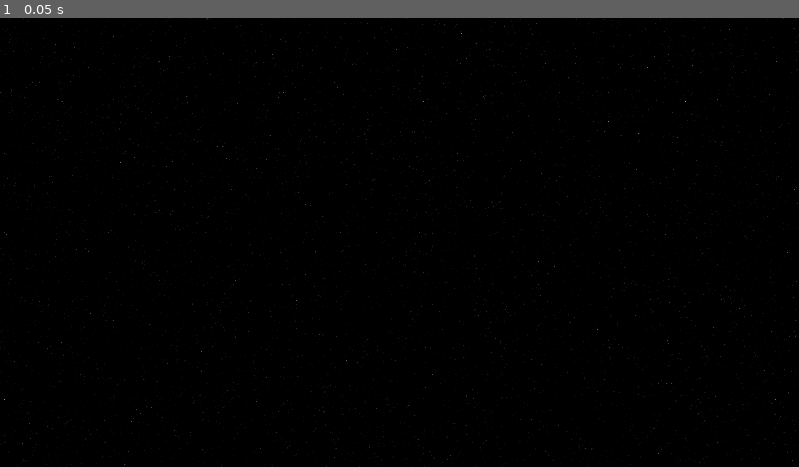
Above: before the commit, frame 1.
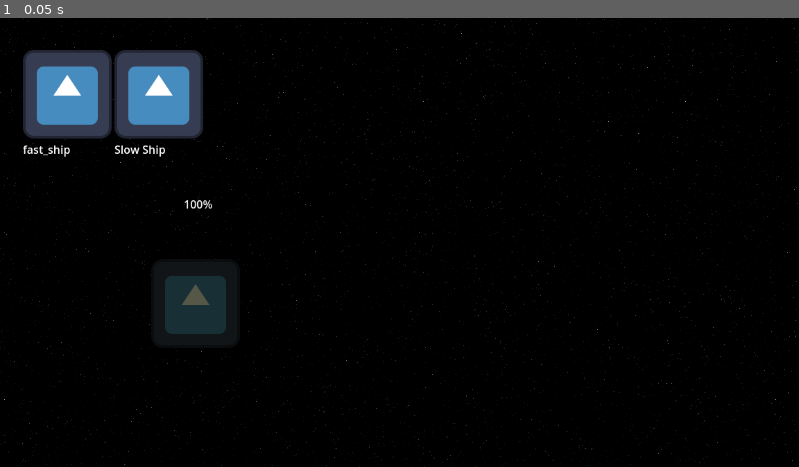
Above: after the commit, the same moment.

Repository: pcvonz/multiplayer_demo
Game: Godot game, scene res://World/world.tscn
Two runs of this game, one before a commit and one after it. Both use one fixed random seed, a clock stepped at 60 frames per second and the inputs below. This scene is started directly instead of the project's main scene. The engine's default icon, where the game draws it, is replaced by a stand-in: a white triangle on a blue panel in a dark square.
Inputs:
- Up to frame 1 (0.05 s): no input

The runs differ from the first frame. In frame 1, 5.5% of the frame differs, in the area x 2-30%, y 7-74%.
Error before the commit: Out of bounds get index '1' (on base: 'Dictionary') (res://World/World.gd:25)
Error after the commit: Out of bounds get index '1' (on base: 'Dictionary') (res://World/World.gd:31)

Commit message:
Add factory

Diff:
--- a/World/World.gd
+++ b/World/World.gd
@@ -1,5 +1,6 @@
 extends Node2D
 var spawner: MultiplayerSpawner
+@onready var weapon_spawner: MultiplayerSpawner = get_node("WeaponSpawner")
 
 func _ready():
 	spawner = $MultiplayerSpawner
@@ -14,11 +15,16 @@
 	if not OS.has_feature("dedicated_server"):
 		spawner.spawn(1)
 
+func spawn(node: Node):
+		var spawn_node = spawner.get_node(spawner.spawn_path)
+		spawn_node.call_deferred("add_child", node)
+
 func _on_add_to_spawner(node: Node):
 		# Setup takes spawner and self as input
 		if "setup" in node:
 			node.setup(self, $WeaponSpawner)
-		$WeaponSpawner.call_deferred("add_child", node)
+		var weapon_spawn_node = weapon_spawner.get_node(weapon_spawner.spawn_path)
+		weapon_spawn_node.call_deferred("add_child", node, true)
 
 func spawn_ship(id: int):
 	var new_ship = preload("res://ship/ship.tscn").instantiate()
@@ -26,4 +32,5 @@
 	new_ship.on_add_to_spawner.connect(_on_add_to_spawner)
 	new_ship.ship_name = player_name
 	new_ship.player_id = id
+	new_ship.name = "%s" % id
 	return new_ship
--- a/World/world.tscn
+++ b/World/world.tscn
@@ -1,6 +1,7 @@
 [gd_scene load_steps=6 format=3 uid="uid://bn1eauccy14wn"]
 
 [ext_resource type="Script" path="res://World/World.gd" id="1_e77p4"]
+[ext_resource type="PackedScene" uid="uid://cyg4pxfyvhj2u" path="res://factory/factory.tscn" id="2_gkmvu"]
 
 [sub_resource type="Gradient" id="Gradient_rgvd5"]
 offsets = PackedFloat32Array(0.763393, 1)
@@ -15,9 +16,6 @@
 color_ramp = SubResource("Gradient_rgvd5")
 noise = SubResource("FastNoiseLite_5ka65")
 
-[sub_resource type="RectangleShape2D" id="RectangleShape2D_3ghxy"]
-size = Vector2(1161, 20)
-
 [node name="World" type="Node2D"]
 script = ExtResource("1_e77p4")
 
@@ -27,41 +25,17 @@
 [node name="MultiplayerSpawner" type="MultiplayerSpawner" parent="."]
 _spawnable_scenes = PackedStringArray("res://ship/ship.tscn")
 spawn_path = NodePath("../PlayerSpawner")
-spawn_limit = 4
+spawn_limit = 10
 
 [node name="PlayerSpawner" type="Node2D" parent="."]
 
+[node name="factory" parent="." instance=ExtResource("2_gkmvu")]
+position = Vector2(282, 412)
+build_queue = Array[Resource("res://ui/spawn_option_card/spawn_option_resource.gd")]([])
+percent_left = 0.0
+build_time = 0.0
+
 [node name="WeaponSpawner" type="MultiplayerSpawner" parent="."]
-_spawnable_scenes = PackedStringArray("res://Station/station.tscn", "res://ship/Missile/missile.tscn")
+_spawnable_scenes = PackedStringArray("res://ship/Missile/missile.tscn")
 spawn_path = NodePath("../PlayerSpawner")
-spawn_limit = 1000
-
-[node name="StaticBody2D" type="StaticBody2D" parent="."]
-position = Vector2(-680, -270)
-
-[node name="CollisionShape2D" type="CollisionShape2D" parent="StaticBody2D"]
-position = Vector2(570.5, 0)
-shape = SubResource("RectangleShape2D_3ghxy")
-
-[node name="StaticBody2D4" type="StaticBody2D" parent="."]
-position = Vector2(-670, 370)
-
-[node name="CollisionShape2D" type="CollisionShape2D" parent="StaticBody2D4"]
-position = Vector2(570.5, 0)
-shape = SubResource("RectangleShape2D_3ghxy")
-
-[node name="StaticBody2D2" type="StaticBody2D" parent="."]
-position = Vector2(-680, -270)
-rotation = 1.58018
-
-[node name="CollisionShape2D" type="CollisionShape2D" parent="StaticBody2D2"]
-position = Vector2(570.5, 0)
-shape = SubResource("RectangleShape2D_3ghxy")
-
-[node name="StaticBody2D3" type="StaticBody2D" parent="."]
-position = Vector2(471, -272)
-rotation = 1.58018
-
-[node name="CollisionShape2D" type="CollisionShape2D" parent="StaticBody2D3"]
-position = Vector2(570.5, 0)
-shape = SubResource("RectangleShape2D_3ghxy")
+spawn_limit = 2000
--- /dev/null
+++ b/factory/factory.gd
@@ -0,0 +1,59 @@
+extends Node2D
+
+@onready var timer: Timer = get_node("Timer")
+@onready var progress: ProgressBar = get_node("ProgressBar")
+@onready var spawner: MultiplayerSpawner = get_node("MultiplayerSpawner")
+
+@export var build_queue: Array[FactoryItem] = []
+var currently_building: FactoryItem
+@export var percent_left: float
+@export var build_time: float = 0
+@export var maximum_items = 30
+
+signal build_complete
+
+# Called when the node enters the scene tree for the first time.
+func _ready():
+	if multiplayer.is_server():
+		timer.timeout.connect(_on_timeout)
+
+func _on_timeout():
+	build_complete.emit()
+	spawn_scene()
+	build_queue.pop_front()
+	timer.stop()
+	if not is_spawner_full() and len(build_queue) > 0:
+		start_building()
+
+func is_spawner_full():
+	return get_node("spawn_pos").get_child_count() >= maximum_items
+
+func get_new_spawn_pos():
+	var num_children = len(get_node("spawn_pos").get_children())
+	var x = ( num_children * 100 ) - ((num_children / 5) * 500)
+	var y = ( num_children / 5 ) * 100
+	return Vector2(x, y)
+
+func spawn_scene():
+	var scene = currently_building.scene.instantiate()
+	scene.position = get_new_spawn_pos()
+	var spawn_node = spawner.get_node(spawner.spawn_path)
+	spawn_node.call_deferred("add_child", scene, true)
+
+# Called every frame. 'delta' is the elapsed time since the previous frame.
+func _process(_delta):
+	if currently_building and multiplayer.is_server:
+		build_time = currently_building.build_time
+		percent_left =  (timer.time_left / build_time) * 100
+
+	progress.value = 100 - percent_left
+
+func start_building():
+	currently_building = build_queue.pop_front()
+	timer.start(currently_building.build_time)
+	spawner.add_spawnable_scene(currently_building.scene.resource_path)
+
+func _on_purchase(item: FactoryItem):
+	build_queue.push_back(item)
+	if timer.is_stopped():
+		start_building()
--- /dev/null
+++ b/factory/factory.tscn
@@ -0,0 +1,61 @@
+[gd_scene load_steps=7 format=3 uid="uid://cyg4pxfyvhj2u"]
+
+[ext_resource type="Texture2D" uid="uid://t5lcyvo0c2yw" path="res://icon.svg" id="1_er5sm"]
+[ext_resource type="Script" path="res://factory/factory.gd" id="1_wkpvo"]
+[ext_resource type="PackedScene" uid="uid://8sohtqk4ivgf" path="res://ui/spawn_option_card/spawn_option_card.tscn" id="3_yf4nd"]
+[ext_resource type="Resource" uid="uid://bhpxr2na1gqwy" path="res://ui/factory_items/fast_ship.tres" id="4_cpiiv"]
+[ext_resource type="Resource" uid="uid://dy027rd5vlhry" path="res://ui/factory_items/slow_ship.tres" id="5_odur4"]
+
+[sub_resource type="SceneReplicationConfig" id="SceneReplicationConfig_hom0k"]
+properties/0/path = NodePath(".:percent_left")
+properties/0/spawn = true
+properties/0/replication_mode = 1
+properties/1/path = NodePath(".:build_time")
+properties/1/spawn = true
+properties/1/replication_mode = 1
+
+[node name="factory" type="Node2D"]
+position = Vector2(604, 479)
+script = ExtResource("1_wkpvo")
+
+[node name="Sprite2D" type="Sprite2D" parent="."]
+modulate = Color(0.737255, 0.517647, 0.278431, 1)
+self_modulate = Color(0.458824, 0.662745, 1, 1)
+texture = ExtResource("1_er5sm")
+
+[node name="Timer" type="Timer" parent="."]
+wait_time = 10.0
+
+[node name="ProgressBar" type="ProgressBar" parent="."]
+offset_left = 2.0
+offset_top = -157.0
+offset_right = 6.0
+offset_bottom = -130.0
+
+[node name="MultiplayerSpawner" type="MultiplayerSpawner" parent="."]
+_spawnable_scenes = PackedStringArray("res://ship/ship.tscn")
+spawn_path = NodePath("../spawn_pos")
+spawn_limit = 1000
+
+[node name="spawn_pos" type="Node2D" parent="."]
+
+[node name="GridContainer" type="GridContainer" parent="."]
+offset_left = -249.0
+offset_top = -366.0
+offset_right = -209.0
+offset_bottom = -326.0
+columns = 5
+
+[node name="spawn_option_card" parent="GridContainer" instance=ExtResource("3_yf4nd")]
+layout_mode = 2
+item = ExtResource("4_cpiiv")
+
+[node name="spawn_option_card2" parent="GridContainer" instance=ExtResource("3_yf4nd")]
+layout_mode = 2
+item = ExtResource("5_odur4")
+
+[node name="MultiplayerSynchronizer" type="MultiplayerSynchronizer" parent="."]
+replication_config = SubResource("SceneReplicationConfig_hom0k")
+
+[connection signal="purchase" from="GridContainer/spawn_option_card" to="GridContainer/spawn_option_card" method="_on_purchase"]
+[connection signal="purchase" from="GridContainer/spawn_option_card2" to="." method="_on_purchase"]
--- a/ship/PlayerInput.gd
+++ b/ship/PlayerInput.gd
@@ -61,6 +61,7 @@
 		activate_primary_weapon.rpc()
 
 	if event.is_action_released("click"):
+		return
 		var mouse_event: InputEventMouse = event
 		var mouse_position = mouse_event.position
 		placement_position = mouse_position - (get_viewport().get_visible_rect().size / 2)
--- a/ship/ship.gd
+++ b/ship/ship.gd
@@ -29,6 +29,7 @@
 	if not multiplayer.is_server():
 		set_physics_process_internal(false)
 		set_physics_process(false)
+	set_process(multiplayer.is_server())
 	if player_id == multiplayer.get_unique_id():
 		$Camera2D.enabled = true
 	else:
--- a/ship/ship.tscn
+++ b/ship/ship.tscn
@@ -44,6 +44,21 @@
 properties/4/spawn = true
 properties/4/replication_mode = 1
 
+[sub_resource type="Animation" id="Animation_8qjcx"]
+length = 0.001
+tracks/0/type = "value"
+tracks/0/imported = false
+tracks/0/enabled = true
+tracks/0/path = NodePath("Sprite2D:modulate")
+tracks/0/interp = 1
+tracks/0/loop_wrap = true
+tracks/0/keys = {
+"times": PackedFloat32Array(0),
+"transitions": PackedFloat32Array(1),
+"update": 0,
+"values": [Color(1, 1, 1, 1)]
+}
+
 [sub_resource type="Animation" id="Animation_3246v"]
 resource_name = "damage"
 length = 0.3
@@ -58,21 +73,6 @@
 "transitions": PackedFloat32Array(1, 1, 1),
 "update": 0,
 "values": [Color(1, 1, 1, 1), Color(1, 0.0352941, 0.137255, 1), Color(1, 1, 1, 1)]
-}
-
-[sub_resource type="Animation" id="Animation_8qjcx"]
-length = 0.001
-tracks/0/type = "value"
-tracks/0/imported = false
-tracks/0/enabled = true
-tracks/0/path = NodePath("Sprite2D:modulate")
-tracks/0/interp = 1
-tracks/0/loop_wrap = true
-tracks/0/keys = {
-"times": PackedFloat32Array(0),
-"transitions": PackedFloat32Array(1),
-"update": 0,
-"values": [Color(1, 1, 1, 1)]
 }
 
 [sub_resource type="AnimationLibrary" id="AnimationLibrary_cdtyu"]
--- /dev/null
+++ b/ui/factory_items/fast_ship.tres
@@ -0,0 +1,11 @@
+[gd_resource type="Resource" script_class="FactoryItem" load_steps=3 format=3 uid="uid://bhpxr2na1gqwy"]
+
+[ext_resource type="PackedScene" uid="uid://1r5lguti5vfn" path="res://ship/ship.tscn" id="1_akqkh"]
+[ext_resource type="Script" path="res://ui/spawn_option_card/spawn_option_resource.gd" id="2_e68wm"]
+
+[resource]
+script = ExtResource("2_e68wm")
+cost = 20.0
+build_time = 120.0
+item_name = "fast_ship"
+scene = ExtResource("1_akqkh")
--- /dev/null
+++ b/ui/factory_items/slow_ship.tres
@@ -0,0 +1,11 @@
+[gd_resource type="Resource" script_class="FactoryItem" load_steps=3 format=3 uid="uid://dy027rd5vlhry"]
+
+[ext_resource type="PackedScene" uid="uid://1r5lguti5vfn" path="res://ship/ship.tscn" id="1_civuu"]
+[ext_resource type="Script" path="res://ui/spawn_option_card/spawn_option_resource.gd" id="2_8ag54"]
+
+[resource]
+script = ExtResource("2_8ag54")
+cost = 10.0
+build_time = 1.0
+item_name = "Slow Ship"
+scene = ExtResource("1_civuu")
--- /dev/null
+++ b/ui/spawn_option_card/spawn_option_card.gd
@@ -0,0 +1,16 @@
+extends VBoxContainer
+@export var item: FactoryItem
+
+signal purchase(item: FactoryItem)
+
+func _ready():
+	$Label.text = item.item_name
+
+func _on_gui_input(event:InputEvent):
+	if event.is_action_released("click"):
+		select_item.rpc()
+
+@rpc("any_peer", "call_local", "reliable", 0)
+func select_item():
+	if multiplayer.is_server():
+		purchase.emit(item)
--- /dev/null
+++ b/ui/spawn_option_card/spawn_option_card.tscn
@@ -0,0 +1,18 @@
+[gd_scene load_steps=3 format=3 uid="uid://8sohtqk4ivgf"]
+
+[ext_resource type="Texture2D" uid="uid://t5lcyvo0c2yw" path="res://icon.svg" id="1_13s6a"]
+[ext_resource type="Script" path="res://ui/spawn_option_card/spawn_option_card.gd" id="1_ltnud"]
+
+[node name="spawn_option_card" type="VBoxContainer"]
+script = ExtResource("1_ltnud")
+
+[node name="TextureRect" type="TextureRect" parent="."]
+layout_mode = 2
+texture = ExtResource("1_13s6a")
+
+[node name="Label" type="Label" parent="."]
+layout_mode = 2
+text = "
+"
+
+[connection signal="gui_input" from="." to="." method="_on_gui_input"]
--- /dev/null
+++ b/ui/spawn_option_card/spawn_option_resource.gd
@@ -0,0 +1,6 @@
+class_name FactoryItem extends Resource
+
+@export var cost: float
+@export var build_time: float
+@export var item_name: String
+@export var scene: PackedScene
